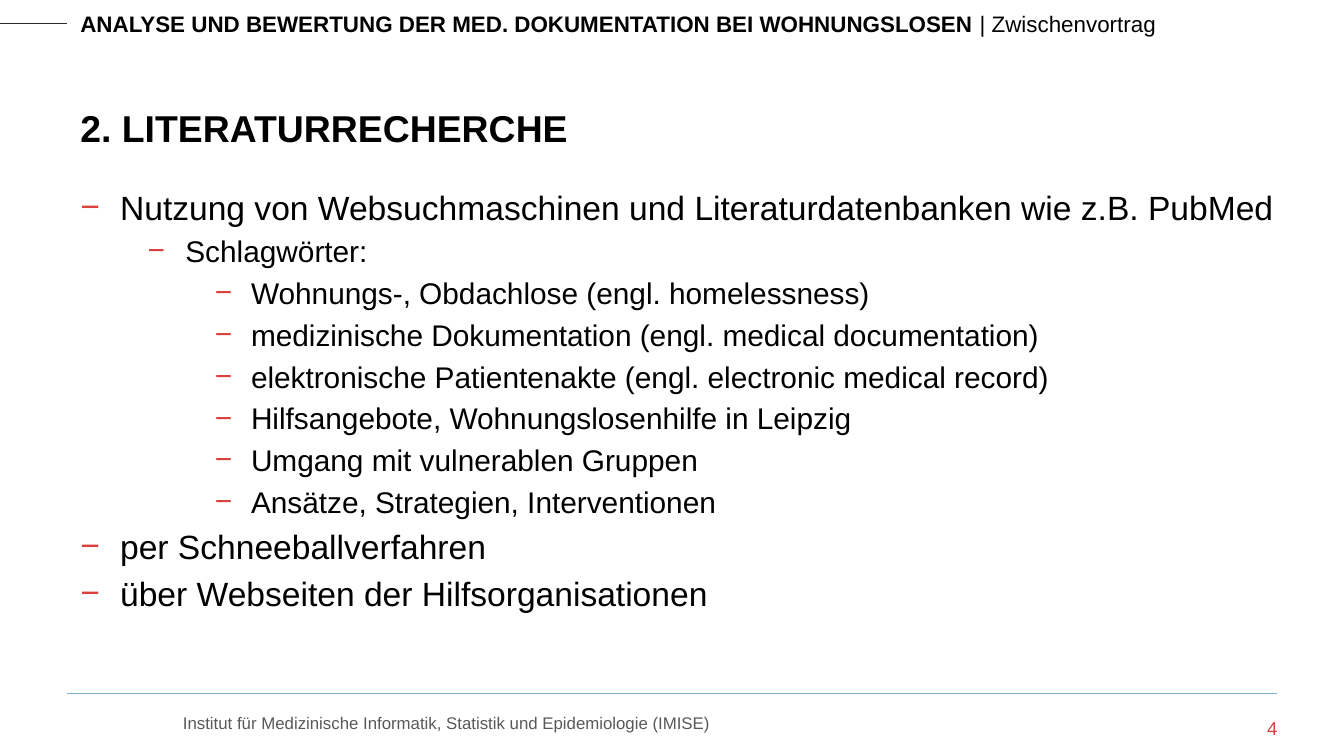
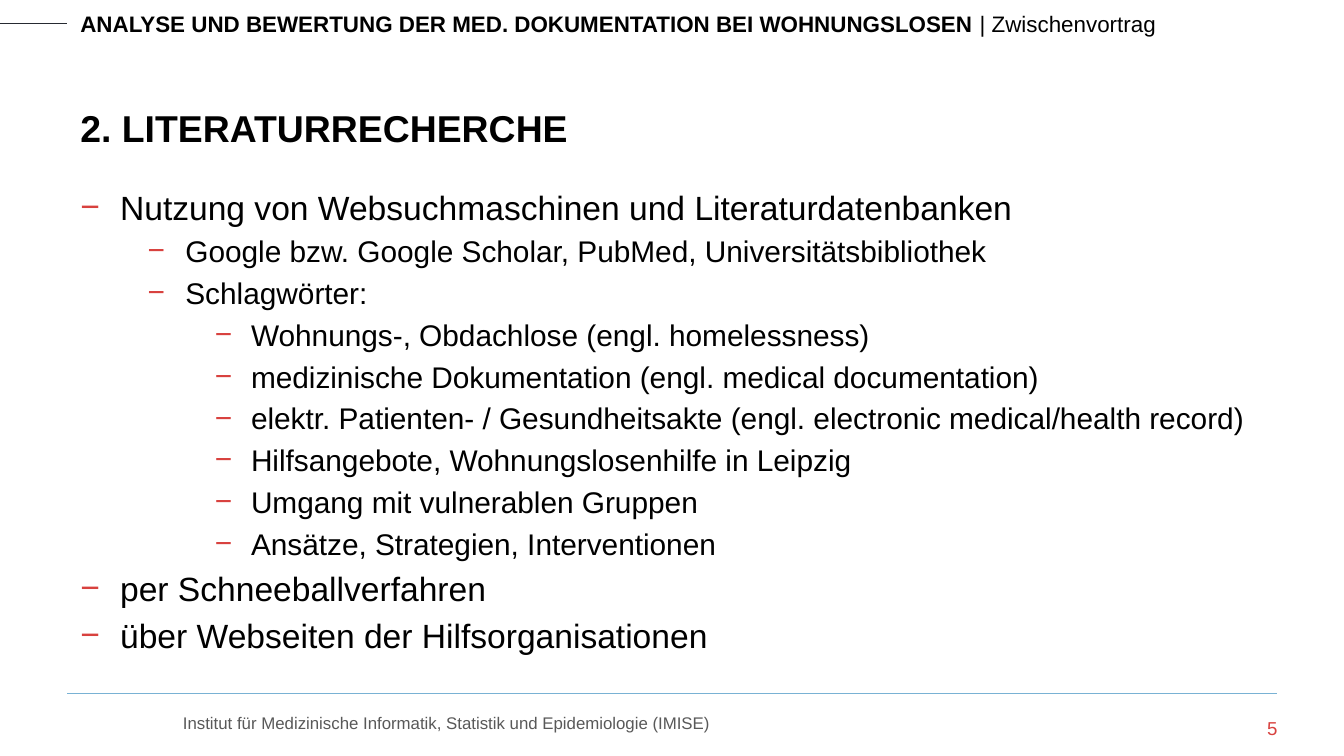
Before and after one commit to RoKuen/masterthesis, a slide deck: slide 5 of Presentations/2_presentation.pptx (slide 4 before the commit). Drawn at 1344x756 pixels with LibreOffice and Linux fonts; fonts in the diff are those of the drawing; background and template pictures are left out. Boxes give left, top, right and bottom in pixels: in the first picture for what was removed or moved away, otherwise in the second. Text is boxed around its words. In the diff, an @@ line names an element or a change of style, - is before the commit and + after.

```diff
--- a/Presentations/2_presentation.pptx
+++ b/Presentations/2_presentation.pptx
@@ text at <box>120,195,1012,268</box>: text changed; size 18 to 16 pt @@
-− Nutzung von Websuchmaschinen und Literaturdatenbanken wie z.B. PubMed
+− Nutzung von Websuchmaschinen und Literaturdatenbanken
+  − Google bzw. Google Scholar, PubMed, Universitätsbibliothek
@@ text at <box>251,407,1243,435</box>: text changed @@
-    − elektronische Patientenakte (engl. electronic medical record)
+    − elektr. Patienten- / Gesundheitsakte (engl. electronic medical/health record)
@@ page number at <box>1267,722,1277,735</box>: text changed @@
-4
+5
```
Also in this commit, not shown: 6 other slides changed, 1 slide added.
